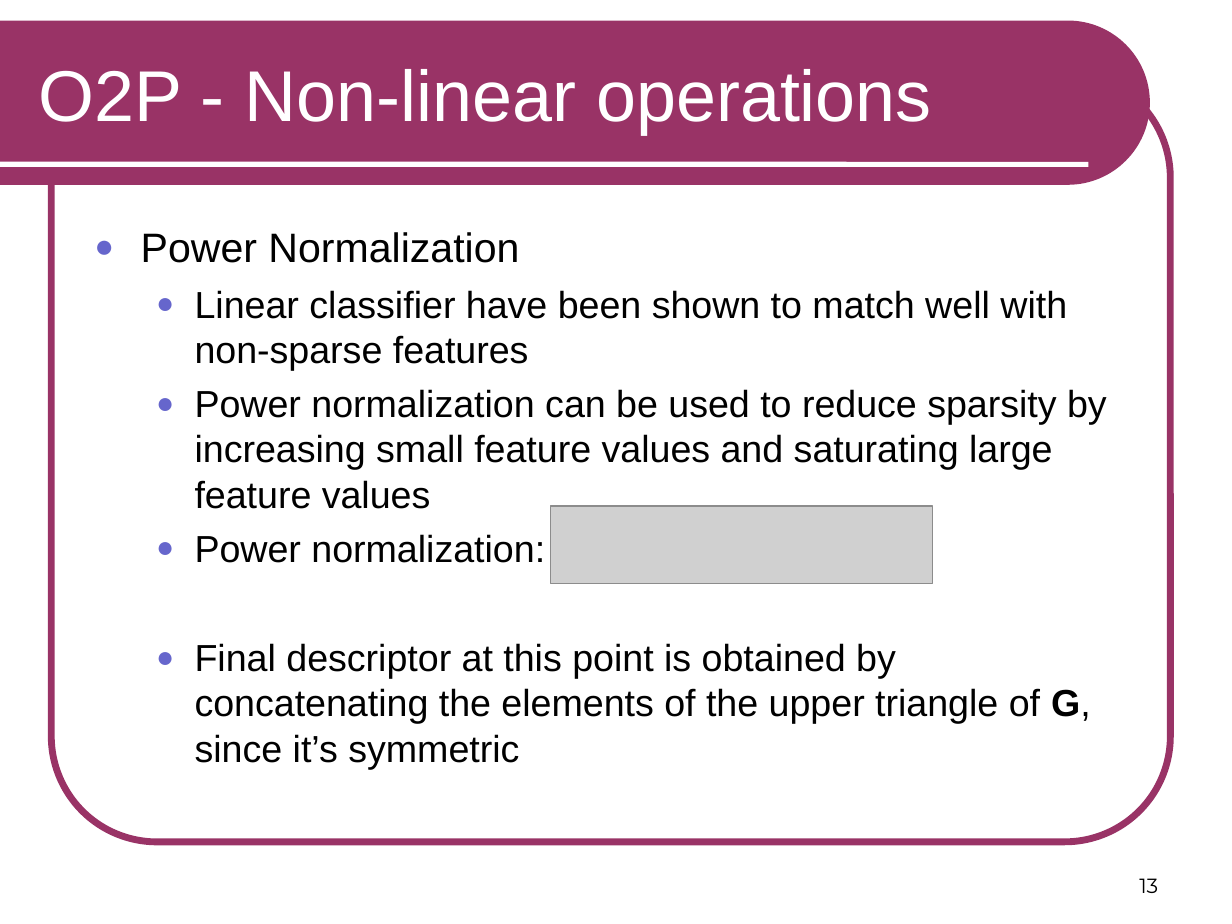
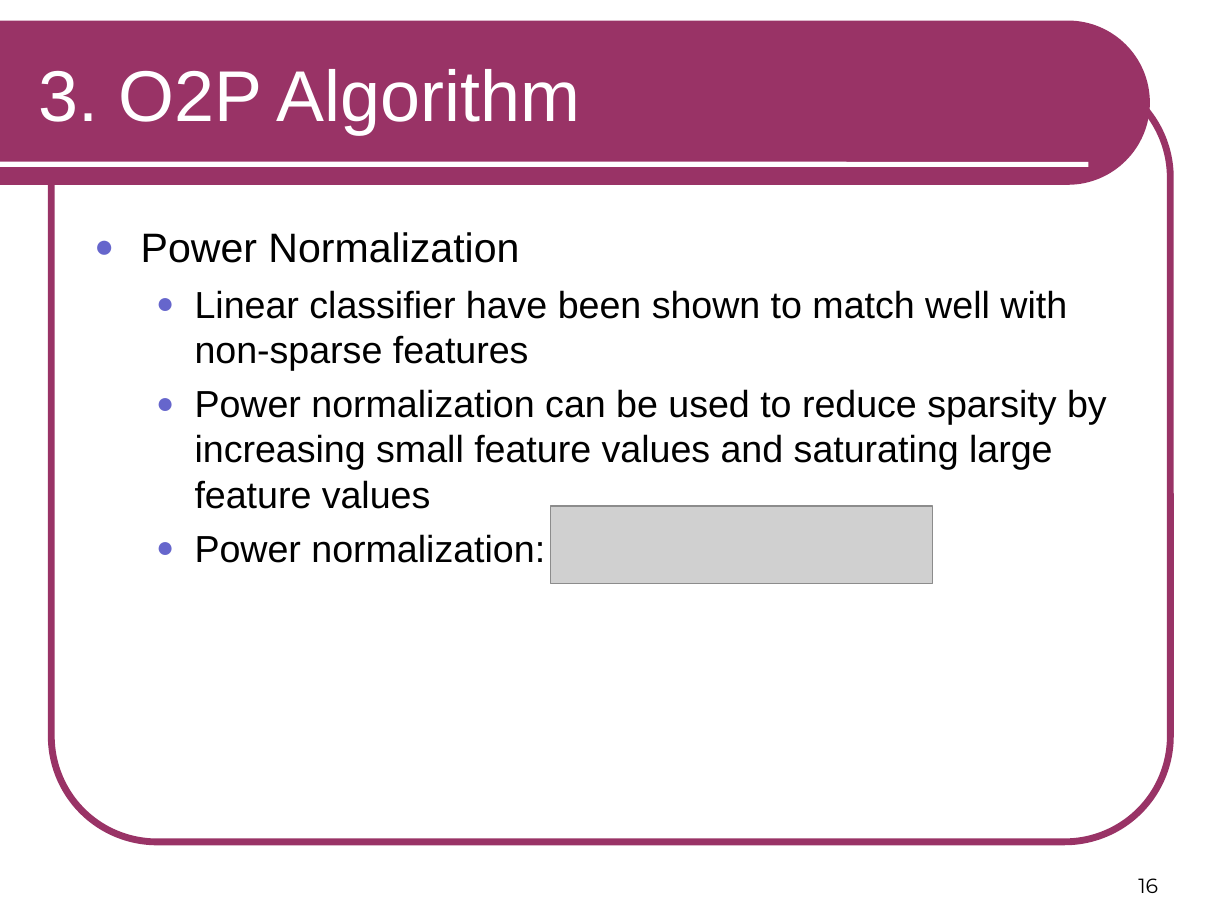
Before and after one commit to RSIP/SSI-SemanticSegmentation, a slide deck: slide 16 of template_slides.ppt (slide 13 before the commit). Drawn at 1232x924 pixels with LibreOffice and Linux fonts; fonts in the diff are those of the drawing; grey boxes stand for pictures. Boxes give left, top, right and bottom in pixels: in the first picture for what was removed or moved away, otherwise in the second. Text is boxed around its words. In the diff, an @@ line names an element or a change of style, - is before the commit and + after.

```diff
--- a/template_slides.ppt
+++ b/template_slides.ppt
@@ title at <box>39,69,580,134</box>: text changed @@
-O2P - Non-linear operations
+3. O2P Algorithm
@@ text at <box>195,643,1091,769</box>: paragraph removed @@
-  ● Final descriptor at this point is obtained by concatenating the elements of the upper triangle of G, since it’s symmetric
@@ page number at <box>1138,878,1158,893</box>: text changed @@
-13
+16
```
Also in this commit, not shown: 16 other slides changed, 8 slides added, 2 slides removed.
